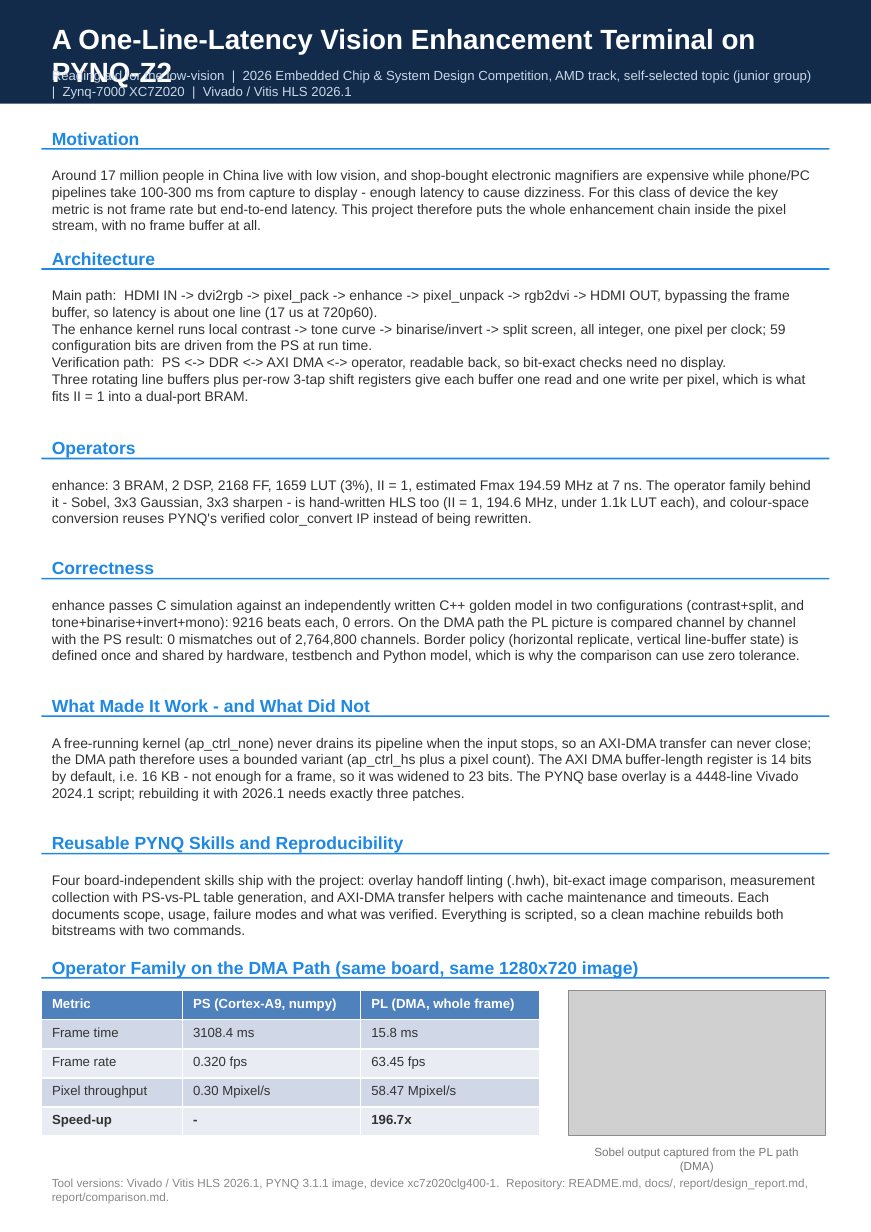
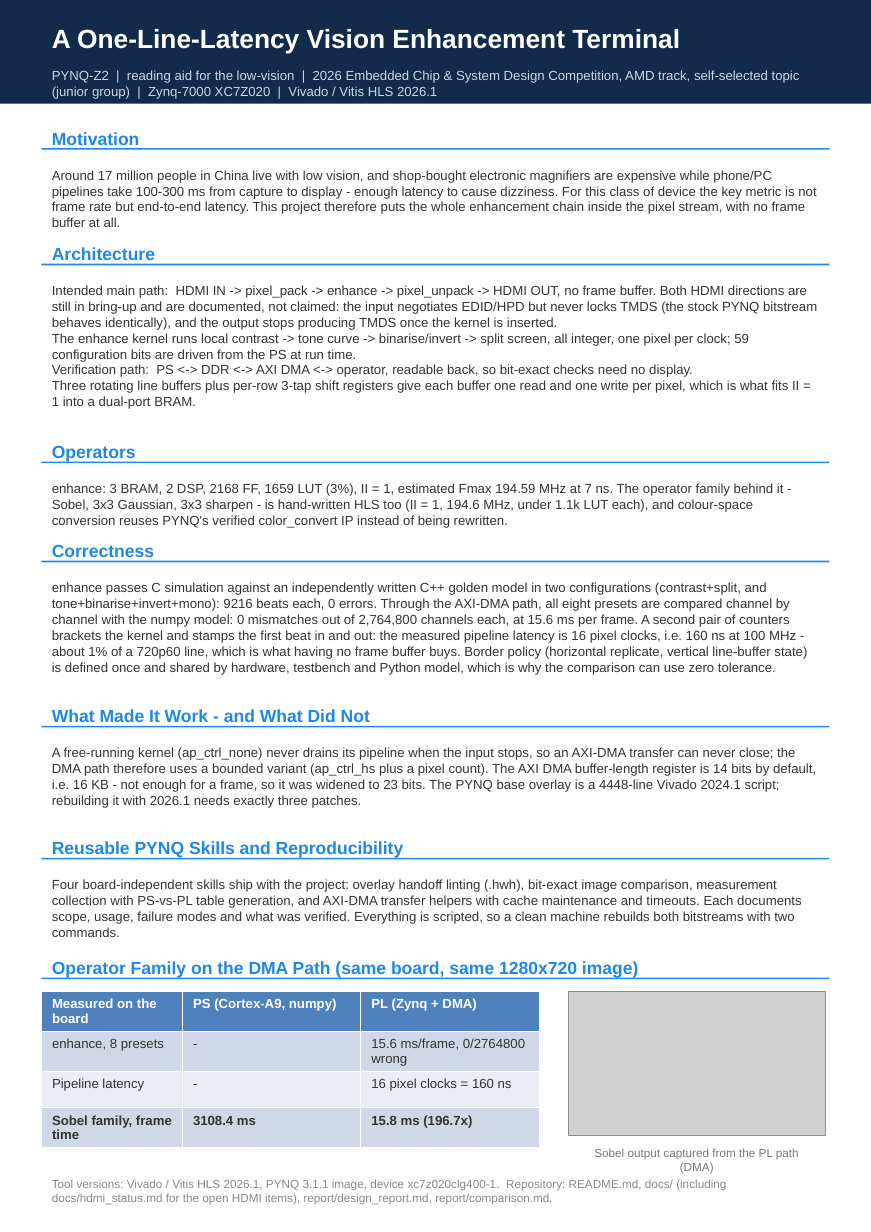
Before and after one commit to yileina459-coder/pynq_lowlight-enhance, a slide deck: slide 1 of report/poster/poster.pptx. Drawn at 871x1232 pixels with LibreOffice and Linux fonts; fonts in the diff are those of the drawing; grey boxes stand for pictures. Boxes give left, top, right and bottom in pixels: in the first picture for what was removed or moved away, otherwise in the second. Text is boxed around its words. In the diff, an @@ line names an element or a change of style, - is before the commit and + after.

Commit message:
docs: refresh the poster, add a PDF copy, and add two documentation checkers
Poster content now matches the measured state: the HDMI caveat is stated instead
of the earlier claim, the table leads with the enhance results (8 presets,
0/2764800, 15.6 ms/frame) and the measured 16-pixel-clock latency, and the figure
is the board's own enhance output. A PDF copy ships for quick review.

Two tools so this cannot rot again:
- tools/check_consistency.py: scans every markdown file for stale phrases (the
  seven/eight preset change, unlabelled 4.7x, 'waiting for the capture card'),
  broken relative links, and reports where the landmark numbers appear. It skips
  the collaboration log, which is a chronological record and legitimately quotes
  the numbers that were true at the time. Found and fixed seven real inconsistencies.
- tools/check_poster.py: arithmetic layout check (every shape inside the sheet,
  lowest content edge 29.09 of 29.70 cm)

Why a checker instead of a rendered image: the bundled preview rasterises this deck
at the wrong scale - a minimal correct A4 file and a 16:9 control both come out
1.33x too large and clipped. The PDF conversion of the same deck has the right A4
MediaBox, so the geometry is fine and the raster step is what misbehaves. That is
documented in check_poster.py rather than papered over.

```diff
--- a/report/poster/poster.pptx
+++ b/report/poster/poster.pptx
@@ text at [52, 29, 680, 53]: text changed; size 19 to 18 pt @@
-A One-Line-Latency Vision Enhancement Terminal on PYNQ-Z2
+A One-Line-Latency Vision Enhancement Terminal
@@ text at [52, 70, 800, 99]: text changed @@
-Reading aid for the low-vision | 2026 Embedded Chip & System Design Competition, AMD track, self-selected topic (junior group) | Zynq-7000 XC7Z020 | Vivado / Vitis HLS 2026.1
+PYNQ-Z2 | reading aid for the low-vision | 2026 Embedded Chip & System Design Competition, AMD track, self-selected topic (junior group) | Zynq-7000 XC7Z020 | Vivado / Vitis HLS 2026.1
@@ text "Architecture": place and size @@
-text "Architecture" at [52, 252, 155, 269]
+text "Architecture" at [52, 247, 155, 265]
@@ rectangle: place and size @@
-rectangle at [41, 269, 829, 271]
+rectangle at [41, 263, 829, 265]
@@ text at [52, 285, 817, 330]: text changed; size 9.5 to 9 pt @@
-Main path: HDMI IN -> dvi2rgb -> pixel_pack -> enhance -> pixel_unpack -> rgb2dvi -> HDMI OUT, bypassing the frame buffer, so latency is about one line (17 us at 720p60).
+Intended main path: HDMI IN -> pixel_pack -> enhance -> pixel_unpack -> HDMI OUT, no frame buffer. Both HDMI directions are still in bring-up and are documented, not claimed: the input negotiates EDID/HPD but never locks TMDS (the stock PYNQ bitstream behaves identically), and the output stops producing TMDS once the kernel is inserted.
@@ text at [52, 333, 799, 409]: size 9.5 to 9 pt in "The enhance kernel runs local contrast -> ...", "Verification path: PS <-> DDR <-> AXI ...", "Three rotating line buffers plus per-row 3-tap ..." @@
@@ size 9.5 to 9 pt in 4 elements at [52, 170, 816, 227], [52, 879, 801, 937], [52, 747, 816, 808], [52, 483, 784, 528] @@
@@ text "Correctness": place and size @@
-text "Correctness" at [52, 561, 154, 579]
+text "Correctness" at [52, 544, 154, 562]
@@ rectangle: place and size @@
-rectangle at [41, 578, 829, 580]
+rectangle at [41, 560, 829, 562]
@@ text at [52, 582, 807, 675]: text changed; size 9.5 to 9 pt @@
-enhance passes C simulation against an independently written C++ golden model in two configurations (contrast+split, and tone+binarise+invert+mono): 9216 beats each, 0 errors. On the DMA path the PL picture is compared channel by channel with the PS result: 0 mismatches out of 2,764,800 channels. Border policy (horizontal replicate, vertical line-buffer state) is defined once and shared by hardware, testbench and Python model, which is why the comparison can use zero tolerance.
+enhance passes C simulation against an independently written C++ golden model in two configurations (contrast+split, and tone+binarise+invert+mono): 9216 beats each, 0 errors. Through the AXI-DMA path, all eight presets are compared channel by channel with the numpy model: 0 mismatches out of 2,764,800 channels each, at 15.6 ms per frame. A second pair of counters brackets the kernel and stamps the first beat in and out: the measured pipeline latency is 16 pixel clocks, i.e. 160 ns at 100 MHz - about 1% of a 720p60 line, which is what having no frame buffer buys. Border policy (horizontal replicate, vertical line-buffer state) is defined once and shared by hardware, testbench and Python model, which is why the comparison can use zero tolerance.
@@ 2 texts, 1 rectangle: place and size @@
-2 texts, 1 rectangle at [41, 699, 829, 801]
+2 texts, 1 rectangle at [41, 709, 829, 808]
@@ 2 texts, 1 rectangle: place and size @@
-2 texts, 1 rectangle at [41, 442, 829, 854]
+2 texts, 1 rectangle at [41, 446, 829, 859]
@@ table at [41, 991, 538, 1143] @@
-row 1: Metric | PS (Cortex-A9, numpy) | PL (DMA, whole frame)
-row 2: Frame time | 3108.4 ms | 15.8 ms
-row 3: Frame rate | 0.320 fps | 63.45 fps
-row 4: Pixel throughput | 0.30 Mpixel/s | 58.47 Mpixel/s
-row 5: Speed-up | - | 196.7x
+row 1: Measured on the board | PS (Cortex-A9, numpy) | PL (Zynq + DMA)
+row 2: enhance, 8 presets | - | 15.6 ms/frame, 0/2764800 wrong
+row 3: Pipeline latency | - | 16 pixel clocks = 160 ns
+row 4: Sobel family, frame time | 3108.4 ms | 15.8 ms (196.7x)
@@ text at [52, 1179, 726, 1205]: text changed @@
-Tool versions: Vivado / Vitis HLS 2026.1, PYNQ 3.1.1 image, device xc7z020clg400-1. Repository: README.md, docs/, report/design_report.md, report/comparison.md.
+Tool versions: Vivado / Vitis HLS 2026.1, PYNQ 3.1.1 image, device xc7z020clg400-1. Repository: README.md, docs/ (including docs/hdmi_status.md for the open HDMI items), report/design_report.md, report/comparison.md.
```
Also in this commit, not shown: 9 other files.
